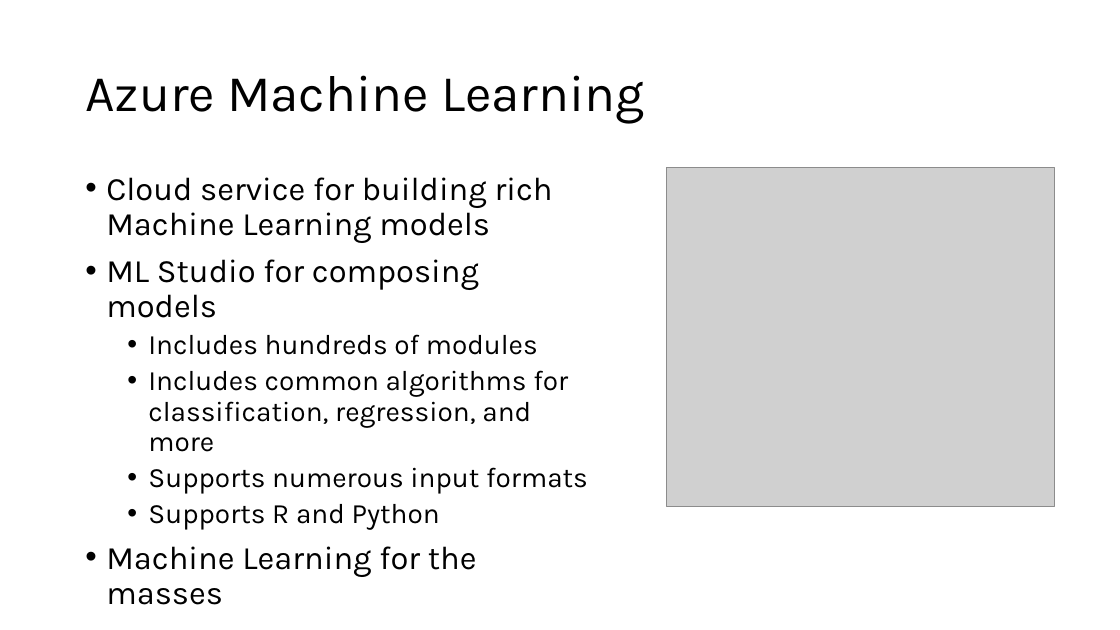
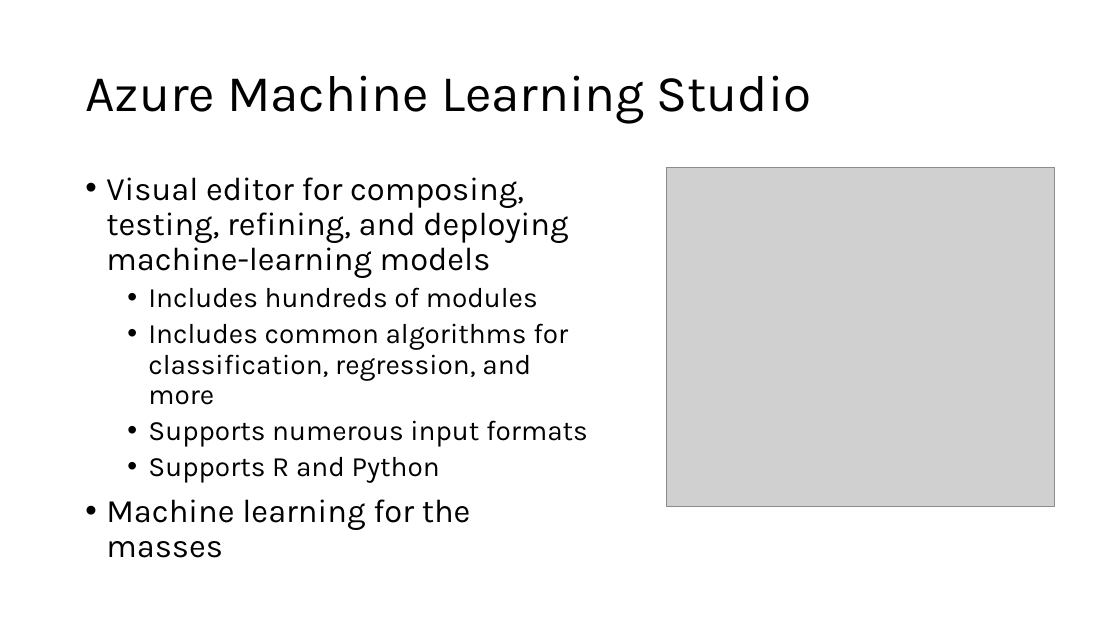
Before and after one commit to microsoft/AcademicContent, a slide deck: slide 7 of Workshop/4. Machine Learning/Azure Machine Learning.pptx (slide 4 before the commit). Drawn at 1120x630 pixels with LibreOffice and Linux fonts; fonts in the diff are those of the drawing; grey boxes stand for pictures. Boxes give left, top, right and bottom in pixels: in the first picture for what was removed or moved away, otherwise in the second. Text is boxed around its words. In the diff, an @@ line names an element or a change of style, - is before the commit and + after.

Commit message:
Updated ML slides

```diff
--- a/Workshop/4. Machine Learning/Azure Machine Learning.pptx
+++ b/Workshop/4. Machine Learning/Azure Machine Learning.pptx
@@ title at [85,75,811,123]: text changed @@
-Azure Machine Learning
+Azure Machine Learning Studio
@@ text at [106,177,568,278]: text changed @@
-• Cloud service for building rich Machine Learning models
-• ML Studio for composing models
+• Visual editor for composing, testing, refining, and deploying machine-learning models
@@ text at [106,499,471,558]: text changed @@
-• Machine Learning for the masses
+• Machine learning for the masses
```
Also in this commit, not shown: 1 slide added.
